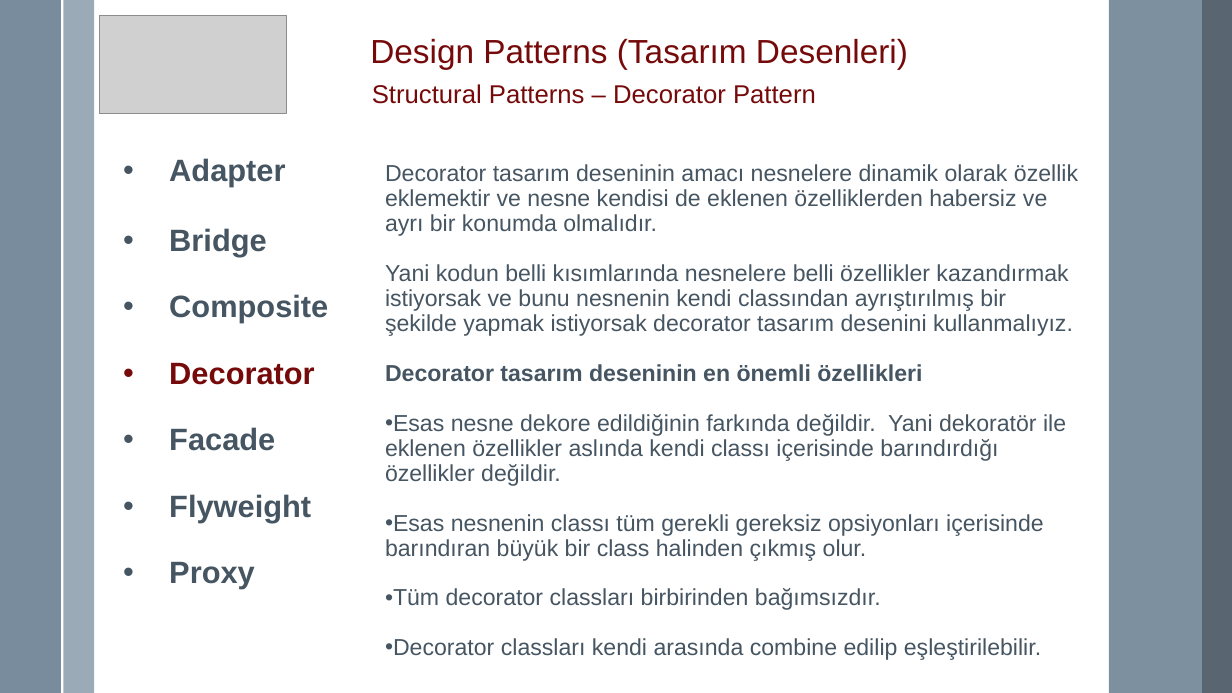
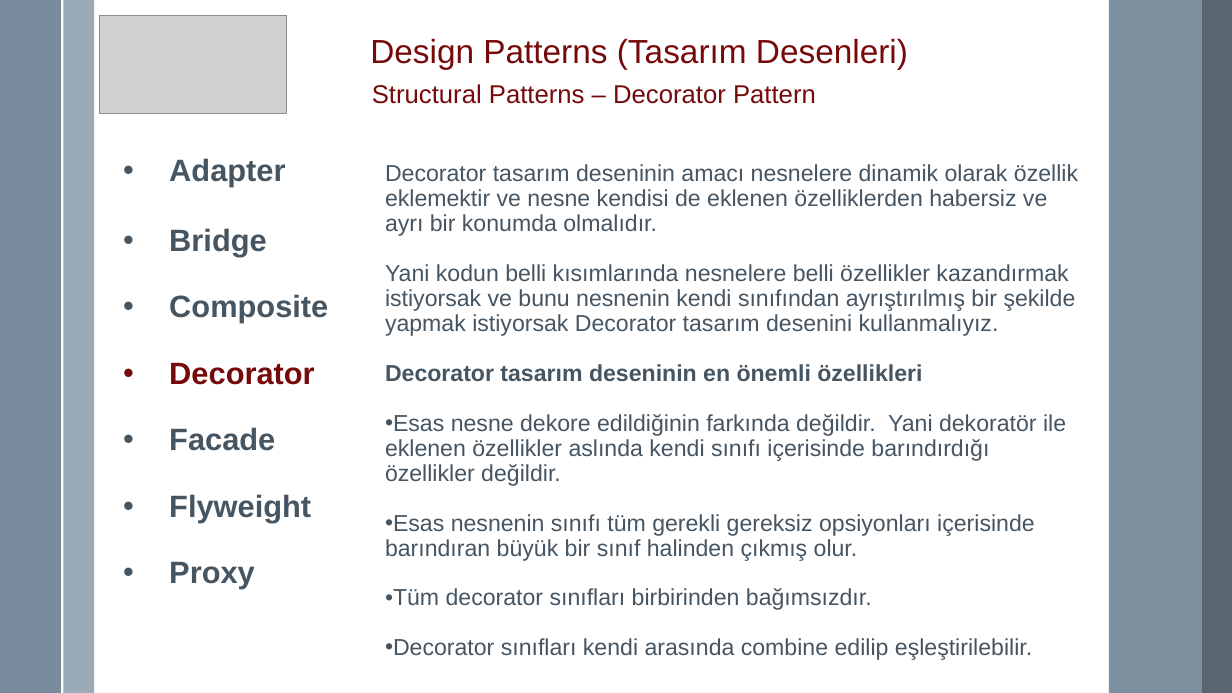
Before and after one commit to mremregok/DesignPattern, a slide deck: slide 74 of Design Pattern.pptx. Drawn at 1232x693 pixels with LibreOffice and Linux fonts; fonts in the diff are those of the drawing; grey boxes stand for pictures. Boxes give left, top, right and bottom in pixels: in the first picture for what was removed or moved away, otherwise in the second. Text is boxed around its words. In the diff, an @@ line names an element or a change of style, - is before the commit and + after.

```diff
--- a/Design Pattern.pptx
+++ b/Design Pattern.pptx
@@ text at box(385, 264, 1076, 336): text changed @@
-Yani kodun belli kısımlarında nesnelere belli özellikler kazandırmak istiyorsak ve bunu nesnenin kendi classından ayrıştırılmış bir şekilde yapmak istiyorsak decorator tasarım desenini kullanmalıyız.
+Yani kodun belli kısımlarında nesnelere belli özellikler kazandırmak istiyorsak ve bunu nesnenin kendi sınıfından ayrıştırılmış bir şekilde yapmak istiyorsak Decorator tasarım desenini kullanmalıyız.
@@ text at box(385, 414, 1066, 660): text changed @@
-• Esas nesne dekore edildiğinin farkında değildir. Yani dekoratör ile eklenen özellikler aslında kendi classı içerisinde barındırdığı özellikler değildir.
-• Esas nesnenin classı tüm gerekli gereksiz opsiyonları içerisinde barındıran büyük bir class halinden çıkmış olur.
-• Tüm decorator classları birbirinden bağımsızdır.
-• Decorator classları kendi arasında combine edilip eşleştirilebilir.
+• Esas nesne dekore edildiğinin farkında değildir. Yani dekoratör ile eklenen özellikler aslında kendi sınıfı içerisinde barındırdığı özellikler değildir.
+• Esas nesnenin sınıfı tüm gerekli gereksiz opsiyonları içerisinde barındıran büyük bir sınıf halinden çıkmış olur.
+• Tüm decorator sınıfları birbirinden bağımsızdır.
+• Decorator sınıfları kendi arasında combine edilip eşleştirilebilir.
```
Also in this commit, not shown: 34 other files.
